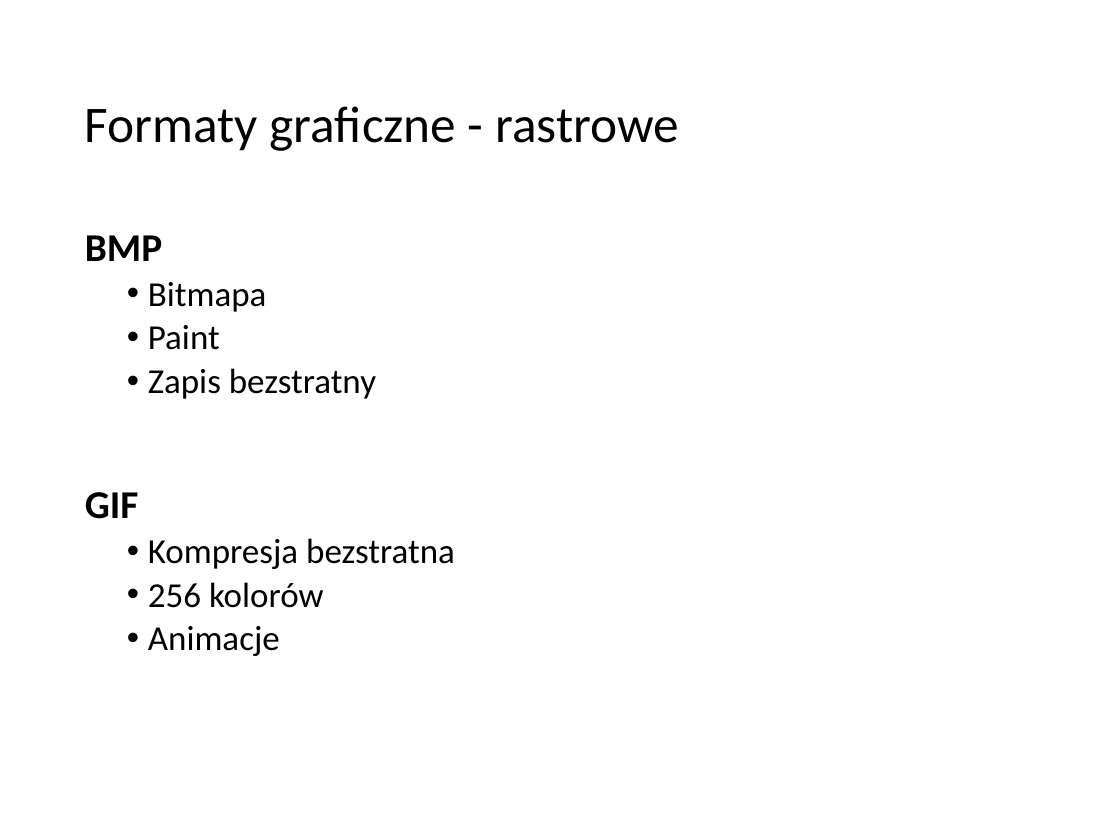
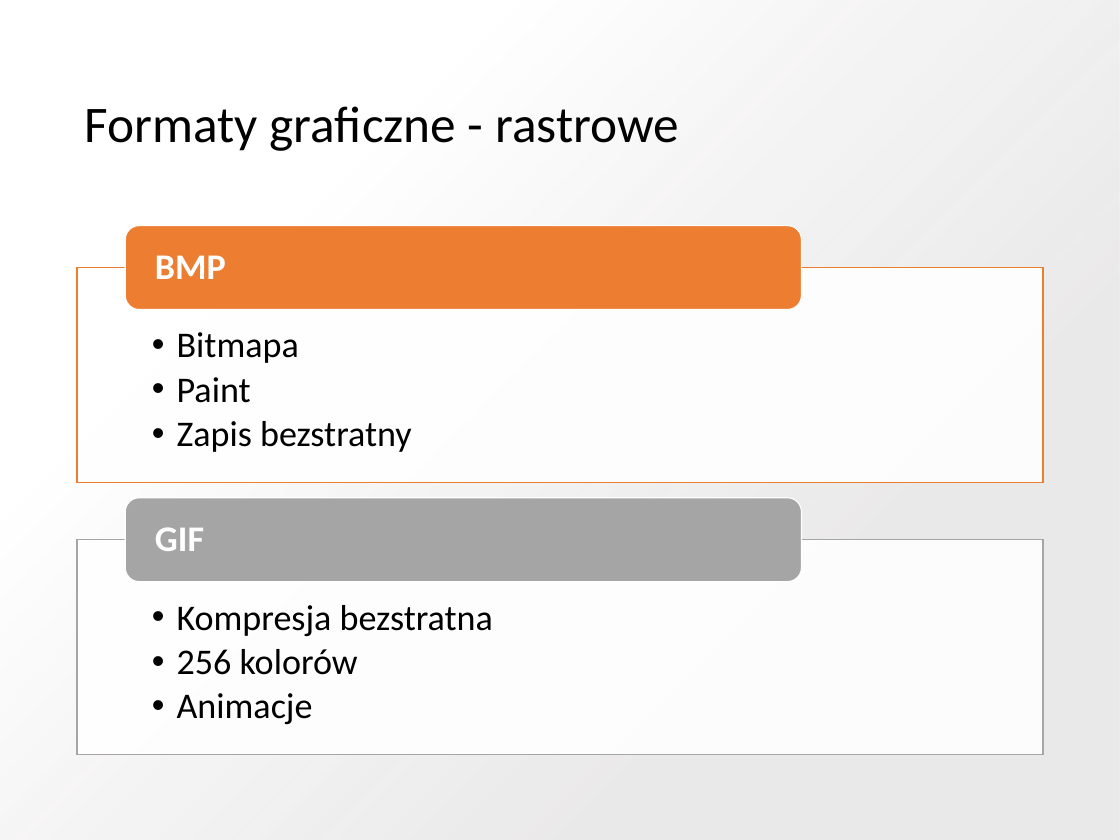
Before and after one commit to blackbat13/cs-lut, a slide deck: slide 4 of Grafika/Grafika rastrowa i wektorowa.pptx. Drawn at 1120x840 pixels with LibreOffice and Linux fonts; fonts in the diff are those of the drawing. Boxes give left, top, right and bottom in pixels: in the first picture for what was removed or moved away, otherwise in the second. Text is boxed around its words. In the diff, an @@ line names an element or a change of style, - is before the commit and + after.

```diff
--- a/Grafika/Grafika rastrowa i wektorowa.pptx
+++ b/Grafika/Grafika rastrowa i wektorowa.pptx
@@ rectangle added at (0,0,1120,840), fill gradient #E7E6E6 to #FFFFFF @@
@@ text removed at (85,235,455,656) @@
-BMP
-  • Bitmapa
-  • Paint
-  • Zapis bezstratny
-GIF
-  • Kompresja bezstratna
-  • 256 kolorów
-  • Animacje
@@ group added at (77,225,1044,755): 4 texts, 2 rectangles, 2 rounded rectangles @@
+  • Bitmapa
+  • Paint
+  • Zapis bezstratny
+BMP
+  • Kompresja bezstratna
+  • 256 kolorów
+  • Animacje
+GIF
```
Also in this commit, not shown: 4 other slides changed, 2 slides added, 2 slides removed, 1 other file.
